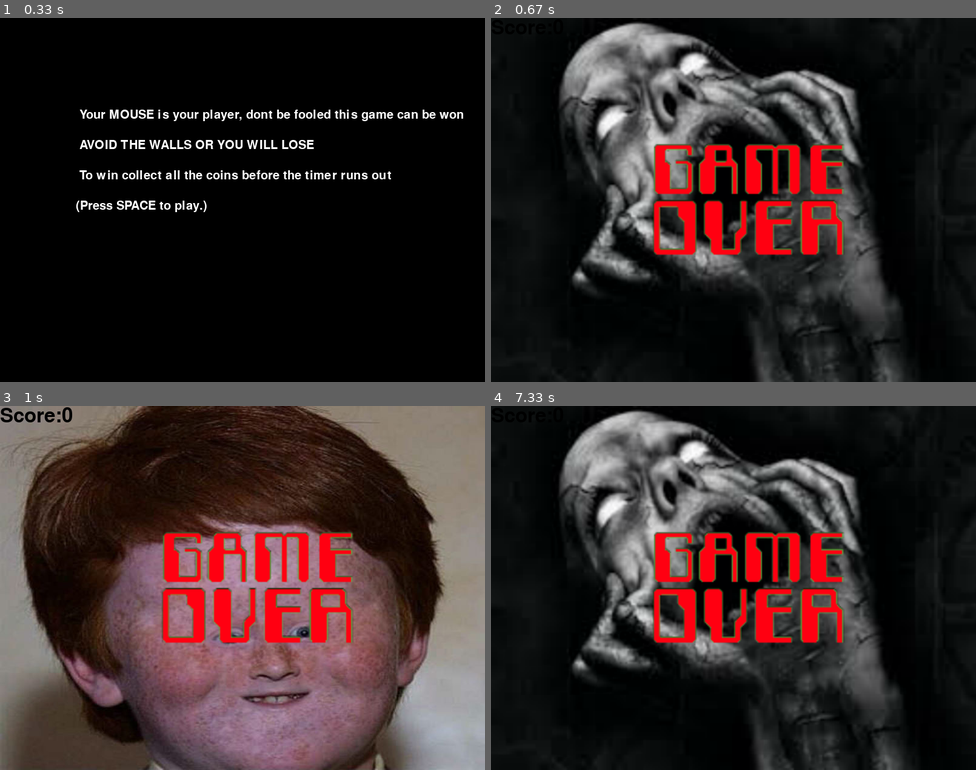
Above: before the commit, frames 1-4 (two rows, left to right).
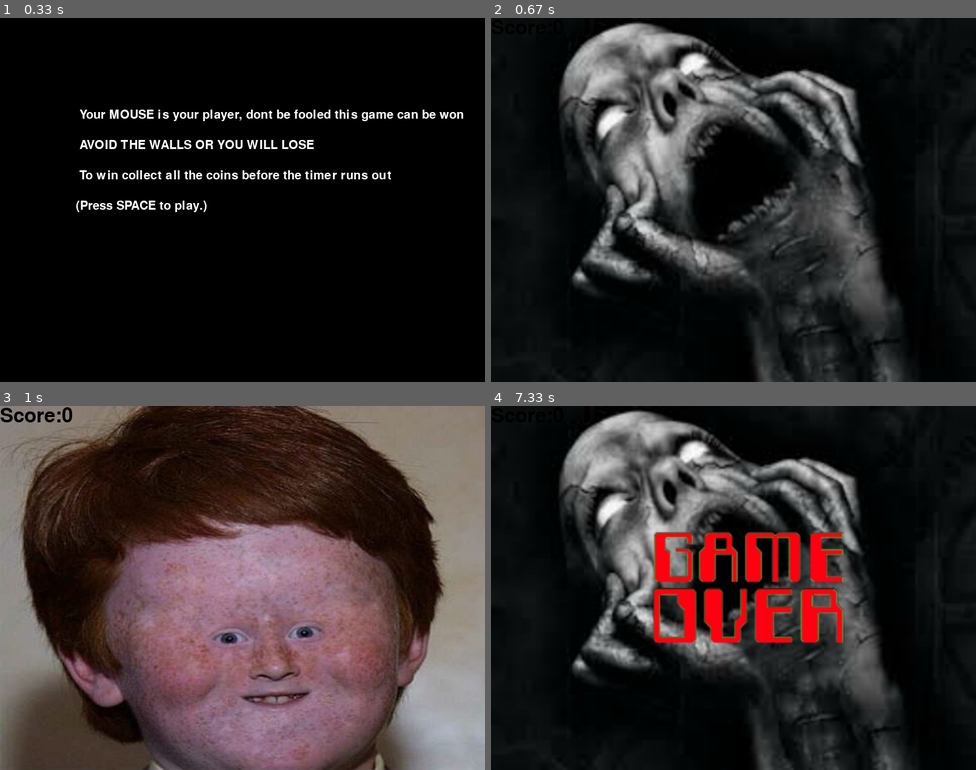
Above: after the commit, the same moments.

Repository: artsyone/my-first-python-programs
Game: pygame game, started from Avoid_Walls4_SavannaShaver.py
The game is run twice, just before and just after one commit, with the same random seed, the same clock (stepped at 60 frames per second) and the same inputs.
Inputs (mouse positions are in pixels of both pictures, inside the frame that each line leads up to):
- Up to frame 1 (0.33 s): no input
- Up to frame 2 (0.67 s): click (888, 189) at 0.38 s
- Up to frame 3 (1 s): tap Space at 0.67 s
- Up to frame 4 (7.33 s): tap Space at 1 s

Frame 1 is identical in both runs. In frame 2, 6.6% of the frame differs, in the area x 33-73%, y 34-66%; in frame 3, 6.6%; in frame 4, nothing differs.

Commit message:
Add files via upload

Diff:
--- a/Avoid_Walls4_SavannaShaver.py
+++ b/Avoid_Walls4_SavannaShaver.py
@@ -67,8 +67,10 @@
 wall12 =  [-20,0,25, 800]
 wall13 =  [795,0,25, 800]
 wall14 =  [0,595,800, 25]
-
-walls = [wall1, wall2, wall3, wall4,wall5,wall6,wall7,wall8,wall9,wall10,wall11,wall12,wall13,wall14]
+wall15 =  [0,100,300, 25]
+
+
+walls = [wall1, wall2, wall3, wall4,wall5,wall6,wall7,wall8,wall9,wall10,wall11,wall12,wall13,wall14,wall15]
 
 # Make coins
 coin1 = [300, 500, 25, 25]
@@ -107,6 +109,8 @@
 win = False
 done = False
 
+
+
 while not done:
     # Event processing (React to key presses, mouse clicks, etc.)
     ''' for now, we'll just check to see if the X is clicked '''
@@ -127,6 +131,8 @@
             elif stage == END:
                 if event.key == pygame.K_SPACE:
                     setup()
+                if event.key == pygame.K_l:
+                    done = True
 
 
 
@@ -230,30 +236,13 @@
     for c in coins:
         pygame.draw.rect(screen, YELLOW, c)
 
-    if case == 1:
-        color = RED
-        pygame.draw.rect(screen, color, [wall1[0], wall1[1],wall1[2],wall1[3]])
-        pygame.draw.rect(screen, color, [wall2[0], wall2[1],wall2[2],wall2[3]])
-        pygame.draw.rect(screen, color, [wall3[0], wall3[1],wall3[2],wall3[3]])
-        pygame.draw.rect(screen, color, [wall4[0], wall4[1],wall4[2],wall4[3]])
-        pygame.draw.rect(screen, color, [wall5[0], wall5[1],wall5[2],wall5[3]])
-        pygame.draw.rect(screen, color, [wall6[0], wall6[1],wall6[2],wall6[3]])
-        pygame.draw.rect(screen, color, [wall7[0], wall7[1],wall7[2],wall7[3]])
-        pygame.draw.rect(screen, color, [wall8[0], wall8[1],wall8[2],wall8[3]])
-        pygame.draw.rect(screen, color, [wall9[0], wall9[1],wall9[2],wall9[3]])
-        pygame.draw.rect(screen, color, [wall10[0], wall10[1],wall10[2],wall10[3]])
-        pygame.draw.rect(screen, color, [wall11[0], wall11[1],wall11[2],wall11[3]])
-        pygame.draw.rect(screen, color, [wall12[0], wall12[1],wall12[2],wall12[3]])
-        pygame.draw.rect(screen, color, [wall13[0], wall13[1],wall13[2],wall13[3]])
-        pygame.draw.rect(screen, color, [wall14[0], wall14[1],wall14[2],wall14[3]])
-        pygame.draw.rect(screen, WHITE, [player1[0], player1[1], player1[2], player1[3]])
+
 
 
 
     if stage == START:
 
         pygame.draw.rect(screen, BLACK, [0,0,800,600])
-        text = MY_FONT.render("Block", True, WHITE)
         text3 = MY_FONT.render(" To win collect all the coins before the timer runs out", True, WHITE)
         text2 = MY_FONT.render(" AVOID THE WALLS OR YOU WILL LOSE", True, WHITE)
         text1 = MY_FONT.render(" Your MOUSE is your player, dont be fooled this game can be won ", True, WHITE)
@@ -264,7 +253,7 @@
         screen.blit(text4, [125, 300])
 
     elif stage == END:
-        pygame.mixer.music.pause()
+
 
         if win:
 
@@ -284,9 +273,25 @@
             yell.play()
 
             font = pygame.font.Font(None, 48)
-            screen.blit(over,(225,100))
+
             text1 = font.render("Score:" + str(score1), 1, BLACK)
             screen.blit(text1, [0, 0])
+            sec = ticks//60
+            if  5 < sec <= 7:
+                    screen.blit(over,(225,100))
+
+            else:
+                if sec >= 7:
+                    pygame.draw.rect(screen, BLACK, [0,0,800,600])
+                    text2 = MY_FONT.render(" To quit the game, press L, for loser  ", True, WHITE)
+                    text4 = MY_FONT.render(" To try again,(Press SPACE to play.)", True, WHITE)
+
+                    screen.blit(text2, [125, 200])
+                    screen.blit(text4, [125, 300])
+
+
+            ticks += 1
+
 
 
 #cant get the setup too work
